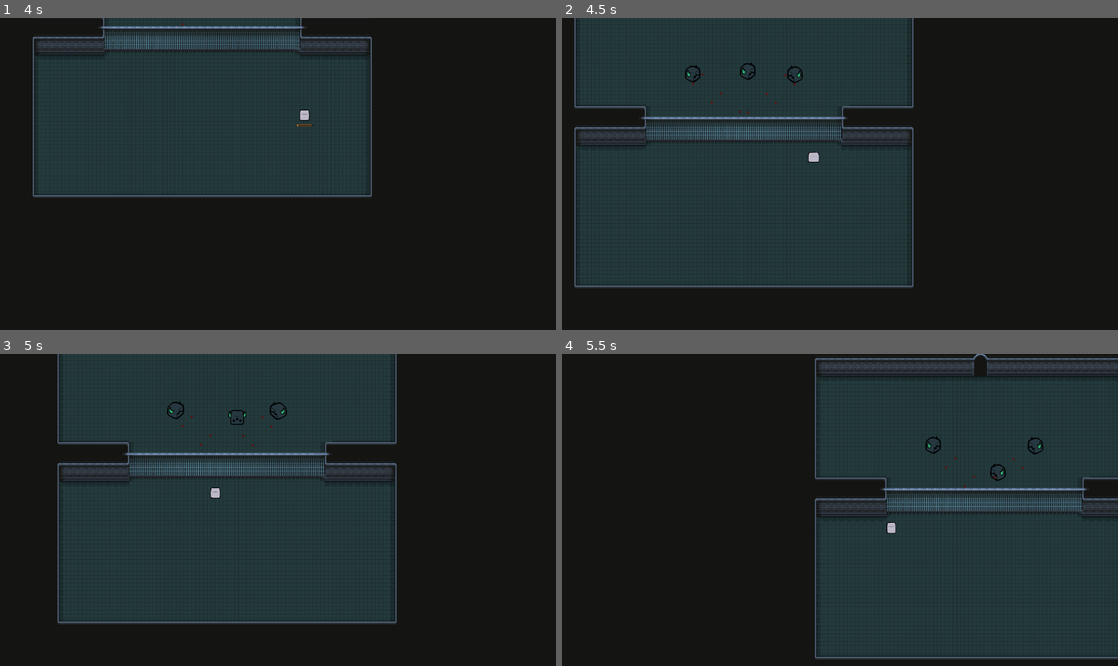
Above: before the commit, frames 1-4 (two rows, left to right).
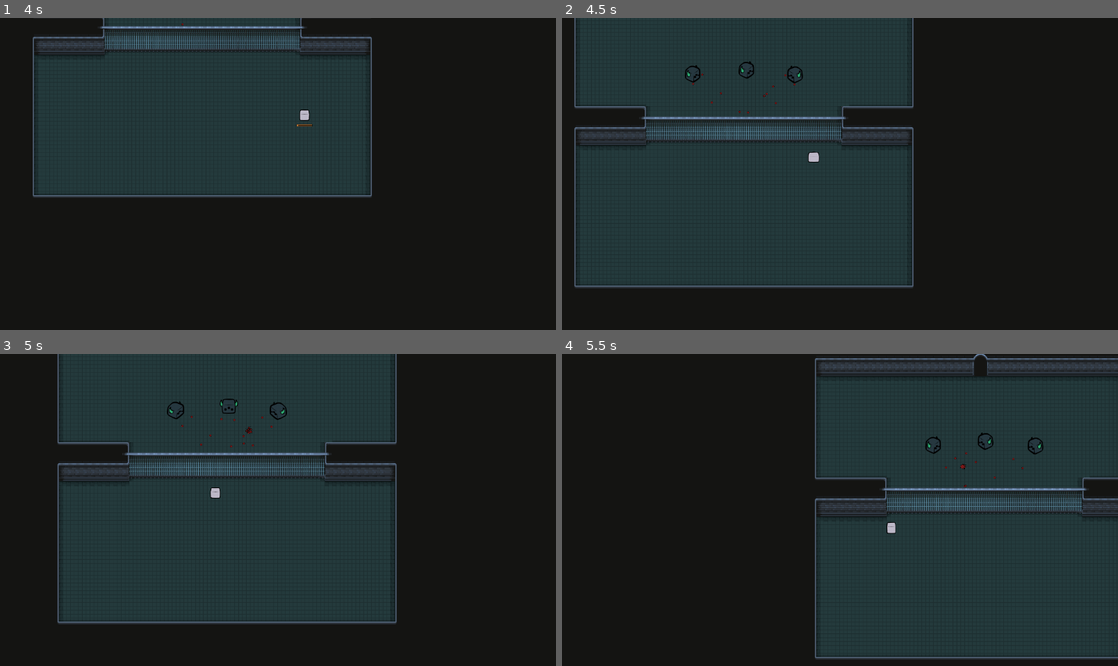
Above: after the commit, the same moments.

Repository: TheMilanMiracle/pyramid-scam-games-game
Game: Godot game, scene res://scenes/UI/main_menu.tscn
Same seed, same stepped clock (60 frames per second), same inputs: the game is played once before the commit and once after it. Sound files missing from this copy of the repository are replaced by a short silence.
Inputs (mouse positions are in pixels of both pictures, inside the frame that each line leads up to):
- Up to frame 1 (4 s): click "Start" at 0.5 s; move the mouse to (400, 158) at 1.27 s; hold D (right) 1.28-2.03 s; hold F (force) 1.28-2.03 s; click (400, 158) at 1.42 s; move the mouse to (166, 189) at 2.02 s; hold S (down) 2.03-2.78 s; tap F (force) at 2.1, 3.05, 3.8 s; tap Enter at 2.75 s; move the mouse to (333, 105) at 2.77 s; hold D (right) 2.78-3.53 s; hold Q (select) 2.78-3.53 s; move the mouse to (250, 236) at 3.52 s; hold W (up) from 3.53 s (still down); tap Space (space) at 3.6 s; click (250, 236) at 3.67 s
- Up to frame 2 (4.5 s): move the mouse to (1006, 220) at 4.27 s; release W (up) at 4.28 s; hold A (left) from 4.28 s (still down); hold F (force) from 4.28 s (still down); tap E (use) at 4.35 s
- Up to frame 3 (5 s): keep holding A (left); keep holding F (force)
- Up to frame 4 (5.5 s): keep holding A (left); move the mouse to (673, 463) at 5.02 s; release F (force) at 5.03 s; tap F (force) at 5.1 s

Frame 1 is identical in both runs. In frame 2, less than 0.1% of the frame differs, in the area x 31-39%, y 13-26%; in frame 3, 0.1%; in frame 4, 0.1%, in the area x 71-80%, y 25-43%.

Commit message:
stable complement

Diff:
--- a/juego-single/autoload/level_controller.gd
+++ b/juego-single/autoload/level_controller.gd
@@ -6,9 +6,11 @@
 @onready var room_02: PackedScene = preload("res://scenes/rooms/room_02.tscn")
 @onready var room_03: PackedScene = preload("res://scenes/rooms/room_03.tscn")
 @onready var boss_room: PackedScene = preload("res://scenes/rooms/boss_room.tscn")
+
+@onready var pkd_main_menu: PackedScene = preload("res://scenes/UI/main_menu.tscn")
 @onready var credits: PackedScene = preload("res://scenes/UI/credits_menu.tscn")
 
-@onready var levels: = [
+@onready var ROOMS: = [
 	tutorial,
 	room_03,
 	room_02,
@@ -25,7 +27,6 @@
 
 
 func _ready() -> void:
-	print(levels)
 	tree = get_tree()
 
 
@@ -46,9 +47,13 @@
 	tree.change_scene_to_packed(credits)
 
 
+func change_to_level(idx: int) -> void:
+	tree.change_scene_to_packed(ROOMS[idx])
+
+
 func player_victory(player: Player) -> void:
 	current_player_hp = player.HEALTH
 
 	current_level += 1
 
-	tree.change_scene_to_packed(levels[current_level])
+	tree.change_scene_to_packed(ROOMS[current_level])
--- a/juego-single/scenes/entities/enemies/shooting_enemy.tscn
+++ b/juego-single/scenes/entities/enemies/shooting_enemy.tscn
@@ -315,3 +315,7 @@
 vframes = 7
 
 [node name="EnemyStateMachine" parent="." instance=ExtResource("5_du8px")]
+
+[node name="BackingTimer" type="Timer" parent="."]
+wait_time = 0.3
+one_shot = true
--- a/juego-single/scripts/UI/credits_menu.gd
+++ b/juego-single/scripts/UI/credits_menu.gd
@@ -16,4 +16,4 @@
 
 
 func _on_return_pressed() -> void:
-	pass # Replace with function body.
+	LevelController.tree.change_scene_to_packed(LevelController.pkd_main_menu)
--- a/juego-single/scripts/UI/death_menu.gd
+++ b/juego-single/scripts/UI/death_menu.gd
@@ -4,20 +4,23 @@
 @onready var main_menu: Button = %"Main Menu"
 @onready var exit: Button = %Exit
 
-#@onready var world: PackedScene = preload("res://scenes/world.tscn")
 
 func _ready() -> void:
 	try_again.pressed.connect(_on_try_again_pressed)
 	main_menu.pressed.connect(_on_main_menu_pressed)
 	exit.pressed.connect(_on_exit_pressed)
 
+
 func _on_try_again_pressed() -> void:
 	get_tree().paused = false
-	get_tree().change_scene_to_file("res://scenes/world.tscn")
+	LevelController.current_level = 0
+	LevelController.change_to_level(0)
+
 
 func _on_main_menu_pressed() -> void:
 	get_tree().paused = false
-	get_tree().change_scene_to_file("res://scenes/UI/main_menu.tscn")
+	LevelController.tree.change_scene_to_packed(LevelController.pkd_main_menu)
+
 
 func _on_exit_pressed() -> void:
 	get_tree().quit()
--- a/juego-single/scripts/UI/victory_menu.gd
+++ b/juego-single/scripts/UI/victory_menu.gd
@@ -4,20 +4,23 @@
 @onready var main_menu: Button = %"Main Menu"
 @onready var exit: Button = %Exit
 
-#@onready var world: PackedScene = preload("res://scenes/world.tscn")
 
 func _ready() -> void:
 	try_again.pressed.connect(_on_try_again_pressed)
 	main_menu.pressed.connect(_on_main_menu_pressed)
 	exit.pressed.connect(_on_exit_pressed)
 
+
 func _on_try_again_pressed() -> void:
 	get_tree().paused = false
-	get_tree().change_scene_to_file("res://scenes/world.tscn")
+	LevelController.current_level = 0
+	LevelController.change_to_level(0)
+
 
 func _on_main_menu_pressed() -> void:
 	get_tree().paused = false
-	get_tree().change_scene_to_file("res://scenes/UI/main_menu.tscn")
+	LevelController.tree.change_scene_to_packed(LevelController.pkd_main_menu)
+
 
 func _on_exit_pressed() -> void:
 	get_tree().quit()
--- a/juego-single/scripts/entities/boss/boss.gd
+++ b/juego-single/scripts/entities/boss/boss.gd
@@ -17,7 +17,7 @@
 var damage_color: Color = Color(0.8, 0.2, 0.4, 1.)
 
 var direction: Vector2 = Vector2.ZERO
-var HEALTH: int = 5
+var HEALTH: int = 20
 
 
 func _ready() -> void:
--- a/juego-single/scripts/entities/boss/following_state.gd
+++ b/juego-single/scripts/entities/boss/following_state.gd
@@ -24,6 +24,7 @@
 	if collision:
 		boss.velocity = Vector2.ZERO
 
+
 func state_transition(machine: BossStateMachine) -> void:
 	var state = RandomNumberGenerator.new().randi() % 100
 
--- a/juego-single/scripts/entities/enemies/enemy.gd
+++ b/juego-single/scripts/entities/enemies/enemy.gd
@@ -16,12 +16,13 @@
 
 
 @onready var sprite: Sprite2D = $Sprite
-@onready var hurtbox = $Hurtbox
 @onready var animation_player: AnimationPlayer = $AnimationPlayer
 @onready var animation_tree: AnimationTree = $AnimationTree
+@onready var hitbox: Hitbox = $Hitbox
 
 @onready var on_damage_timer: Timer = $OnDamageTimer
 @onready var enemy_state_machine: EnemyStateMachine = $EnemyStateMachine
+
 
 var default_color: Color
 var damage_color: Color = Color(0.8, 0.2, 0.4, 1.)
@@ -35,6 +36,7 @@
 	animation_tree.active = true
 
 	on_damage_timer.timeout.connect(func(): sprite.modulate = default_color)
+	hitbox.input_event.connect(_on_hitbox_input_event)
 
 	if noIA:
 		enemy_state_machine.queue_free()
@@ -61,14 +63,13 @@
 		queue_free()
 
 
-func _on_hurtbox_input_event(viewport: Node, event: InputEvent, shape_idx: int) -> void:
+func _on_hitbox_input_event(viewport: Node, event: InputEvent, shape_idx: int) -> void:
 	if Input.is_action_pressed("select"):
 		mouse_offset = position - get_global_mouse_position()
 		selected = true
 
 
 func apply_my_impulse() -> void:
-
 	impulse_direction = get_global_mouse_position() - position  # Calcula el vector de dirección
 
 	var max_impulse = 1000
--- a/juego-single/scripts/entities/enemies/shooting_enemy.gd
+++ b/juego-single/scripts/entities/enemies/shooting_enemy.gd
@@ -9,6 +9,8 @@
 @onready var shoot_cooldown: Timer = $PathPivot/ShootCooldown
 @onready var path_pivot: Node2D = $PathPivot
 
+@onready var backing_timer: Timer = $BackingTimer
+var backing: bool = false
 
 func _ready() -> void:
 	super._ready()
@@ -16,7 +18,9 @@
 	if noIA:
 		path_pivot.process_mode = Node.PROCESS_MODE_INHERIT
 		path_pivot.look_at(global_position + direction)
+
 	shoot_cooldown.timeout.connect(shoot)
+	backing_timer.timeout.connect(func(): backing = false)
 
 
 func shoot():
@@ -40,11 +44,11 @@
 
 	left_bullet.set_collision_layer_value(5, false)
 	left_bullet.set_collision_layer_value(3, true)
-	left_bullet.set_collision_mask_value(3, false)
+	#left_bullet.set_collision_mask_value(3, false)
 
 	right_bullet.set_collision_layer_value(5, false)
 	right_bullet.set_collision_layer_value(3, true)
-	right_bullet.set_collision_mask_value(3, false)
+	#right_bullet.set_collision_mask_value(3, false)
 
 	left_bullet.SPEED_MULTIPLIER = 1.8
 	right_bullet.SPEED_MULTIPLIER = 1.8
--- a/juego-single/scripts/entities/enemies/state_machine/enemy_following_state.gd
+++ b/juego-single/scripts/entities/enemies/state_machine/enemy_following_state.gd
@@ -1,10 +1,11 @@
 extends EnemyState
 class_name EnemyFollowingState
 
-const SPEED: int = 300
+const SPEED: int = 100
 
 
 func state_ready(_timer: Timer, _enemy: Enemy) -> void:
+	timer_val = 0.5
 	super.state_ready(_timer, _enemy)
 
 	_enemy = _enemy as ShootingEnemy
@@ -13,11 +14,21 @@
 
 
 func state_process(delta: float, player: Player, enemy: Enemy) -> void:
+	var shooting_enemy: ShootingEnemy = enemy as ShootingEnemy
 	var direction = (player.global_position - enemy.global_position).normalized()
+	var velocity = direction * SPEED * delta
 
-	enemy.apply_central_force(direction * SPEED)
-	enemy.direction = direction
+	if shooting_enemy.global_position.distance_to(player.global_position) > RANGE:
+		shooting_enemy.velocity = velocity
+		shooting_enemy.direction = direction
+	else:
+		shooting_enemy.velocity = -velocity
+		shooting_enemy.direction = -1 * direction
 
+	var collision = shooting_enemy.move_and_collide(shooting_enemy.velocity)
+	if collision:
+		shooting_enemy.velocity = - velocity * 5
+		shooting_enemy.direction = -1 * direction
 
 
 func state_transition(machine: EnemyStateMachine) -> void:
--- a/juego-single/scripts/entities/enemies/state_machine/enemy_idle_state.gd
+++ b/juego-single/scripts/entities/enemies/state_machine/enemy_idle_state.gd
@@ -16,7 +16,7 @@
 
 func state_transition(machine: EnemyStateMachine) -> void:
 	if machine.enemy.global_position.distance_to(machine.player.global_position) <= VISION_RANGE:
-		machine.enemy_state = machine.enemy_following_state
+		machine.enemy_state = machine.enemy_shooting_state
 	else:
 		machine.enemy_state = self
 	super.state_transition(machine)
--- a/juego-single/scripts/entities/enemies/state_machine/enemy_shooting_state.gd
+++ b/juego-single/scripts/entities/enemies/state_machine/enemy_shooting_state.gd
@@ -17,7 +17,7 @@
 func state_process(delta:float, player: Player, enemy: Enemy) -> void:
 	var direction = (player.global_position - enemy.global_position).normalized()
 
-	enemy.position += SPEED * direction * delta
+	#enemy.position += SPEED * direction * delta
 
 	enemy.direction = direction
 	enemy.path_pivot.look_at(LevelController.player.global_position)
@@ -27,11 +27,6 @@
 	if enemy.global_position.distance_to(machine.player.global_position) > VISION_RANGE:
 		machine.enemy_state = machine.enemy_idle_state
 	else:
-		var state = RandomNumberGenerator.new().randi() % 100
-
-		if state < 30:
-			machine.enemy_state = machine.enemy_following_state
-		else:
-			machine.enemy_state = self
+		machine.enemy_state = self
 
 	super.state_transition(machine)
--- a/juego-single/scripts/entities/enemies/state_machine/enemy_state_machine.gd
+++ b/juego-single/scripts/entities/enemies/state_machine/enemy_state_machine.gd
@@ -4,7 +4,6 @@
 @onready var enemy_idle_state: EnemyIdleState = $EnemyIdleState
 @onready var enemy_shooting_state: EnemyShootingState = $EnemyShootingState
 @onready var enemy_following_state: EnemyFollowingState = $EnemyFollowingState
-
 
 @onready var state_timer: Timer = $StateTimer
 @onready var enemy_state: EnemyState = enemy_idle_state
Not shown, added: juego-single/assets/sfx/Retro Gun SingleShot 04.wav.import
Not shown, added: juego-single/assets/sfx/Retro Impact Punch Hurt 01.wav.import
